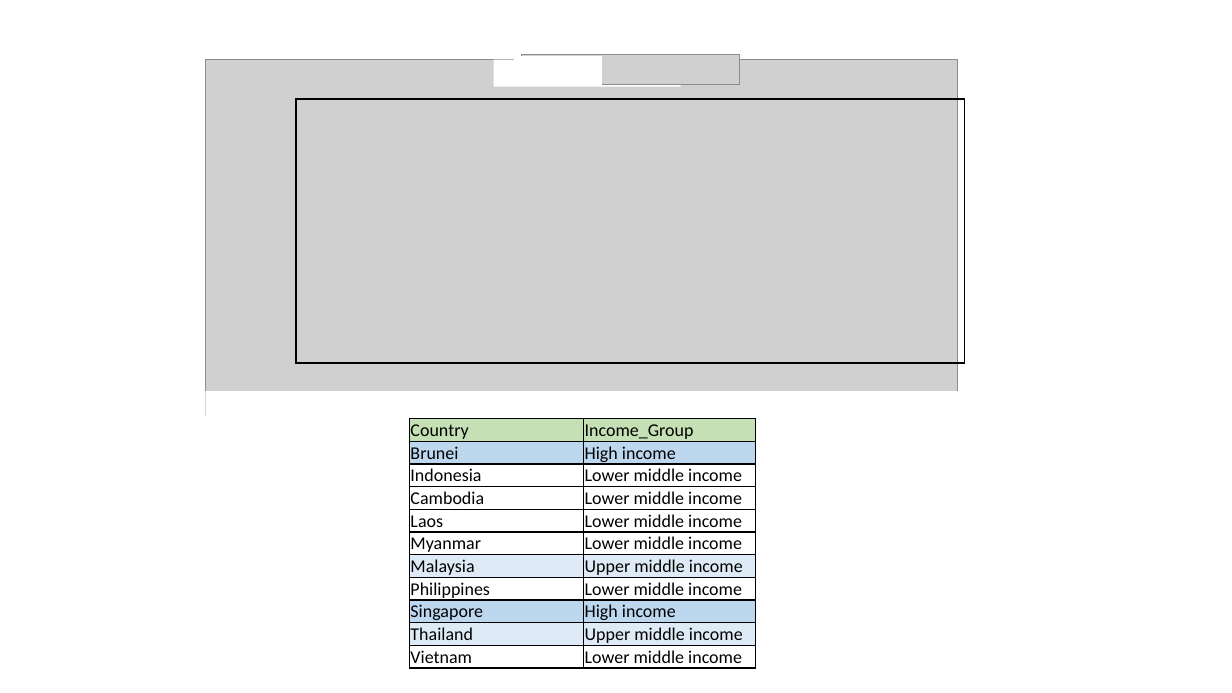
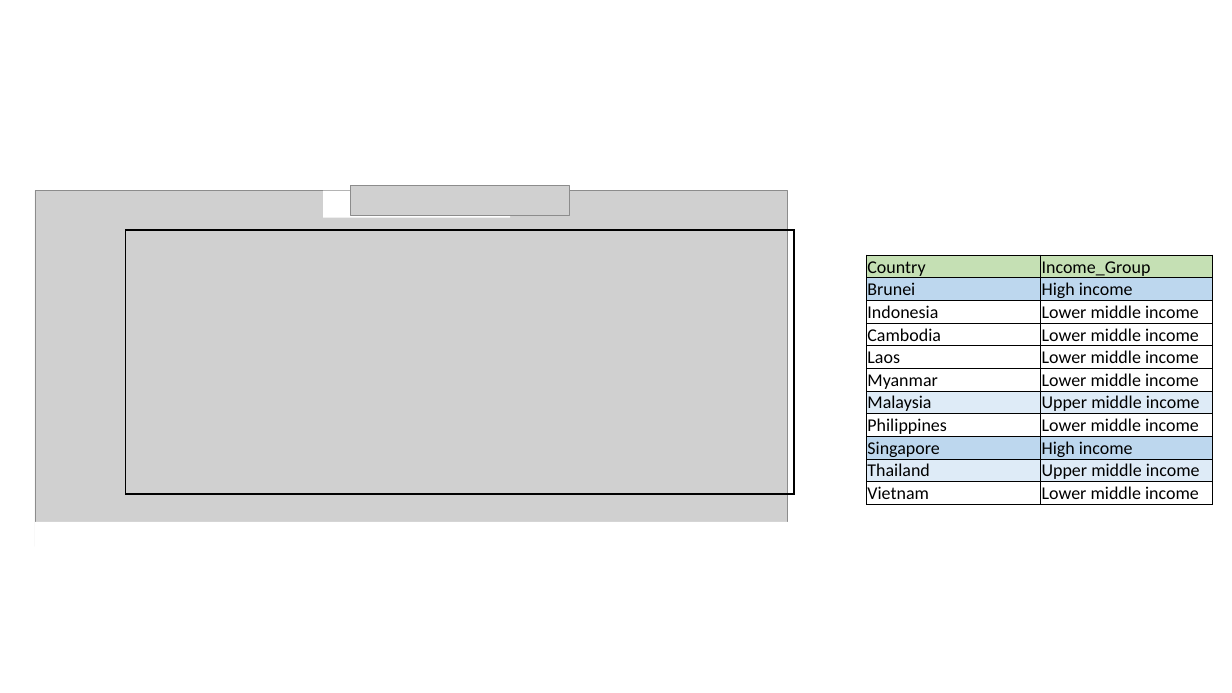
Before and after one commit to HadiSyahputraa/World-WIde-COVID, a slide deck: slide 7 of Final_Report.pptx. Drawn at 1232x693 pixels with LibreOffice and Linux fonts; fonts in the diff are those of the drawing; grey boxes stand for pictures. Boxes give left, top, right and bottom in pixels: in the first picture for what was removed or moved away, otherwise in the second. Text is boxed around its words. In the diff, an @@ line names an element or a change of style, - is before the commit and + after.

```diff
--- a/Final_Report.pptx
+++ b/Final_Report.pptx
@@ table: place and size @@
-table at box(409, 419, 756, 672)
+table at box(867, 255, 1214, 509)
@@ 3 rectangles, 2 pictures: place and size @@
-3 rectangles, 2 pictures at box(205, 55, 971, 440)
+3 rectangles, 2 pictures at box(35, 185, 801, 571)
```
Also in this commit, not shown: 6 other slides changed, 3 slides added, 1 slide removed, 1 other file.
